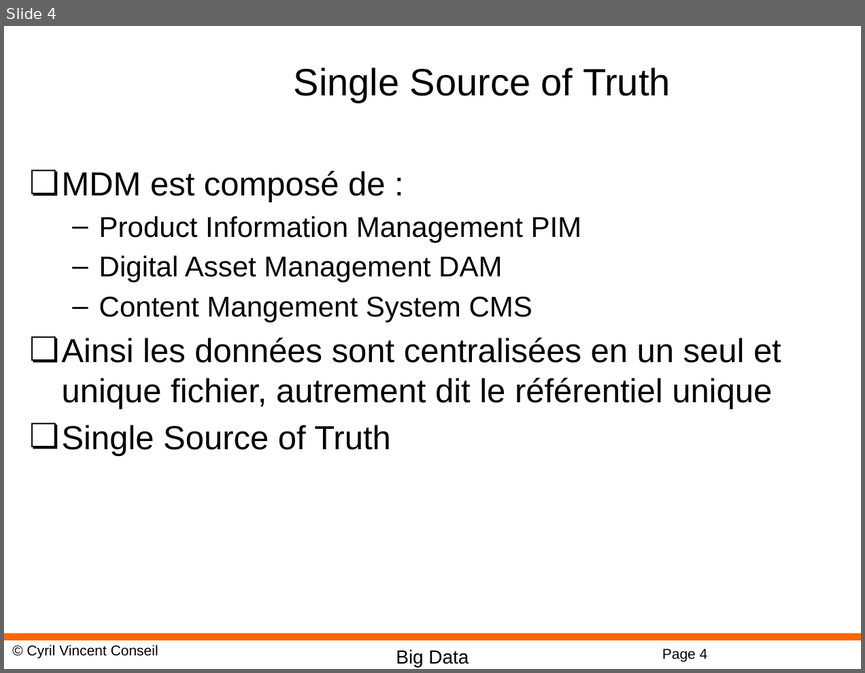
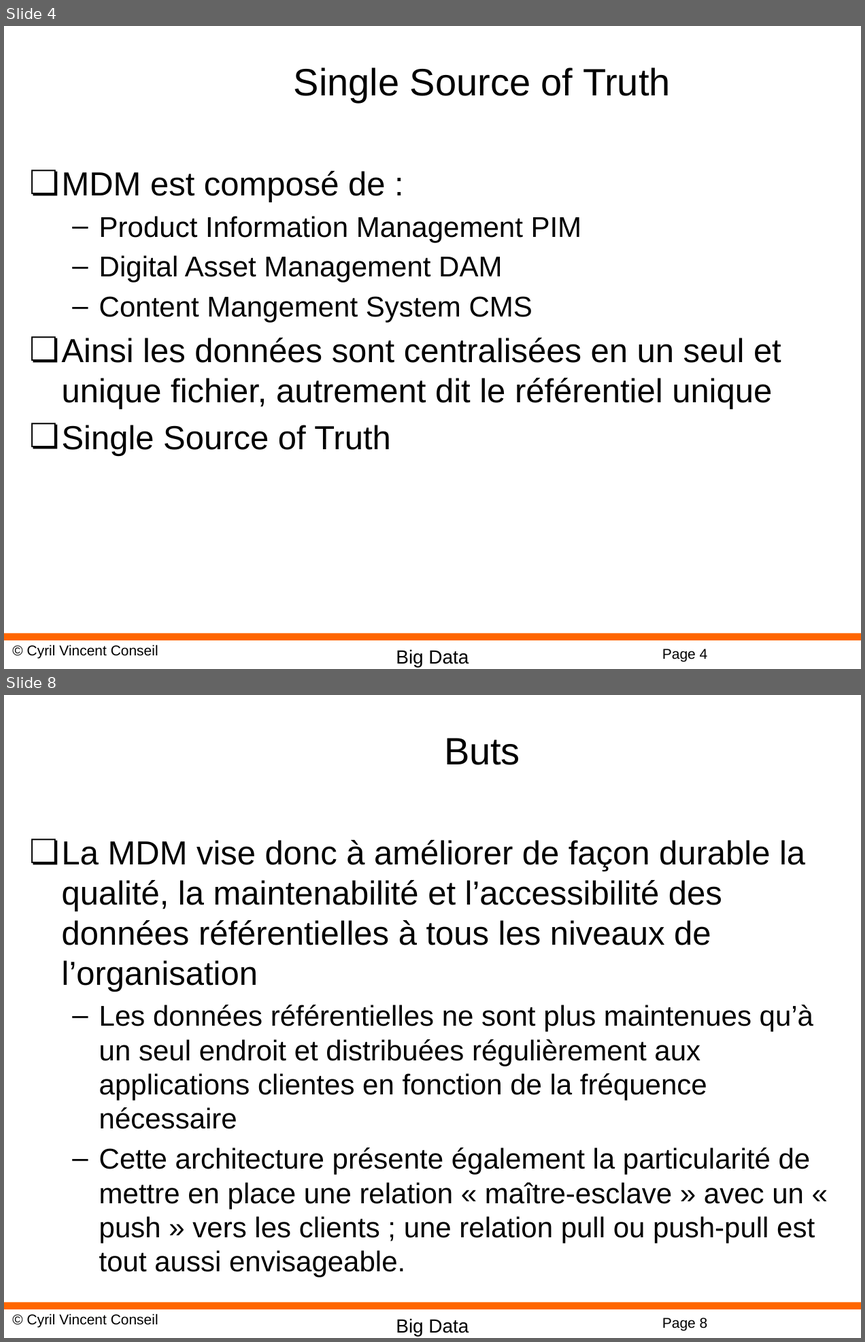
Before and after one commit to cyrilvincent/mdm, a slide deck: MDM03-MDM.pptx. Shown one above the other, each under a label of ours: slide 4 before the commit, slides 4 and 8 after it; the slides between them are not shown. The pictures are 865x673 and 865x1342 pixels, drawn with LibreOffice and Linux fonts; fonts in the diff are those of the drawing; background and template pictures are left out. Boxes give left, top, right and bottom in pixels: in the first picture for what was removed or moved away, otherwise in the second. Text is boxed around its words. In the diff, an @@ line names an element or a change of style, - is before the commit and + after.

```diff
--- a/MDM03-MDM.pptx
+++ b/MDM03-MDM.pptx
@@ slide 8 added at (4, 695, 861, 1338), background #FFFFFF; not listed: 4 template elements that a slide beside it also shows @@
@@ title added at (444, 738, 520, 765), 32 pt, text #000000 @@
+Buts
@@ text added at (62, 840, 815, 1277), 24 pt, text #000000 @@
+❏ La MDM vise donc à améliorer de façon durable la qualité, la maintenabilité et l’accessibilité des données référentielles à tous les niveaux de l’organisation
+  – Les données référentielles ne sont plus maintenues qu’à un seul endroit et distribuées régulièrement aux applications clientes en fonction de la fréquence nécessaire
+  – Cette architecture présente également la particularité de mettre en place une relation « maître-esclave » avec un « push » vers les clients ; une relation pull ou push-pull est tout aussi envisageable.
```
Also in this commit, not shown: 13 other slides added, 1 slide removed, 15 other files.
